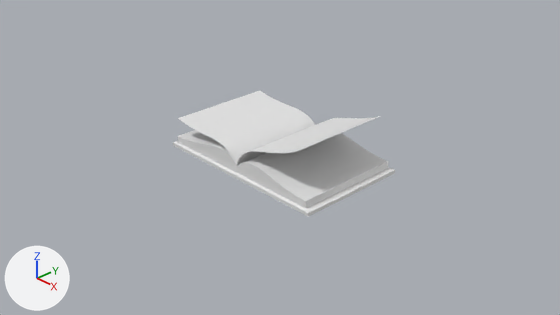
What one commit did to the Blender file Assets/Models/Objects/book.blend.
Rendered twice from the file's camera 'Camera'. Lighting does not change. The marker at lower left points along +X, +Y and +Z.

Objects in the first picture: 'BezierCurve', 'BezierCurve.001', 'BezierCurve.002', 'BezierCurve.003'.
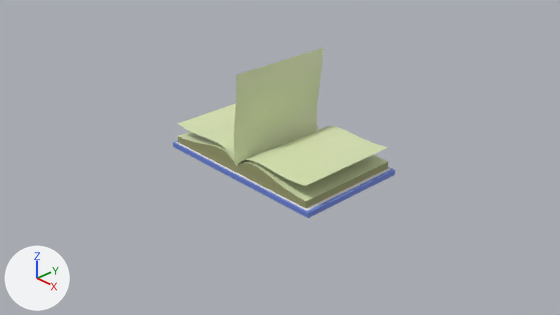
Commit message: SpellBook Effect

What changed in the scene script:
```text
Add mat_bookcover:
    mat_bookcover = principled_material('BookCover')
    mat_bookcover.base_color = (0.156, 0.235, 0.704)  # blue #6e85da
    mat_bookcover.roughness = 0.609
Add mat_paperside:
    mat_paperside = principled_material('PaperSide')
    mat_paperside.base_color = (0.343, 0.354, 0.164)  # beige #9ea171
    mat_paperside.roughness = 1.0
Change me_mesh:
    remove me_mesh.from_pydata(...)  # 134 vertices, 132 faces; spans x -1.22..0.21, y -0.86..0.86, z 0.0..0.32
    add me_mesh.from_pydata(...)  # 162 vertices, 160 faces; spans x -1.22..0.21, y -0.86..0.86, z -0.02..0.32
    me_mesh part 1
    28 faces are deleted
    39 vertices in x -1.22..0.21, y -0.86..0.86, z 0.0 move by (0.0, 0.0, -0.02)
    28 vertices are added at x -1.18..0.21, y -0.84..0.83, z 0.06
    28 new faces join them, mat_bookcover (blue #6e85da)
    28 new faces join them, mat_bookwhite (white #e7e7e7)
    me_mesh part 2: 24 faces spanning x -1.14..0.21, y -0.83..0.8, z 0.17..0.32 switch from no material to mat_paper (green #dce7b6)
    me_mesh part 3: 28 faces spanning x -1.14..0.21, y -0.83..0.8, z 0.07..0.32 switch from no material to mat_paperside (beige #9ea171)
    me_mesh part 4: 52 faces spanning x -1.22..0.21, y -0.86..0.86, z -0.02..0.05 switch from no material to mat_bookcover (blue #6e85da)
    add me_mesh.materials.append(mat_bookwhite)  # white #e7e7e7
Change me_mesh_001:
    remove me_mesh_001.from_pydata(...)  # 134 vertices, 132 faces; spans x -0.21..1.22, y -0.86..0.86, z 0.0..0.32
    add me_mesh_001.from_pydata(...)  # 162 vertices, 160 faces; spans x -0.21..1.22, y -0.86..0.86, z -0.02..0.32
    me_mesh_001 part 5
    28 faces are deleted
    39 vertices in x -0.21..1.22, y -0.86..0.86, z 0.0 move by (0.0, 0.0, -0.02)
    28 vertices are added at x -0.21..1.18, y -0.84..0.83, z 0.06
    28 new faces join them, mat_bookcover (blue #6e85da)
    28 new faces join them, mat_bookwhite (white #e7e7e7)
    me_mesh_001 part 6: 24 faces spanning x -0.21..1.14, y -0.83..0.8, z 0.17..0.32 switch from no material to mat_paper (green #dce7b6)
    me_mesh_001 part 7: 28 faces spanning x -0.21..1.14, y -0.83..0.8, z 0.07..0.32 switch from no material to mat_paperside (beige #9ea171)
    me_mesh_001 part 8: 52 faces spanning x -0.21..1.22, y -0.86..0.86, z -0.02..0.05 switch from no material to mat_bookcover (blue #6e85da)
    add me_mesh_001.materials.append(mat_bookwhite)  # white #e7e7e7
Change me_mesh_002:
    where me_mesh_002.from_pydata(...)  # 39 vertices, 24 faces; spans x 0.0..1.19, y -0.81..0.81, z 0.0..0.65
    add me_mesh_002.materials.append(mat_paper)  # green #dce7b6
Change me_mesh_003:
    where me_mesh_003.from_pydata(...)  # 39 vertices, 24 faces; spans x -1.32..0.0, y -0.81..0.81, z 0.0..0.3
    add me_mesh_003.materials.append(mat_paper)  # green #dce7b6
Change ob_beziercurve_002:
    ob_beziercurve_002.rotation_euler: (0.0, 0.0, 0.0) -> (0.0, 0.339, 0.0)  # degrees (0, 0, 0) -> degrees (0, 19, 0)
Change ob_beziercurve_003:
    ob_beziercurve_003.rotation_euler: (0.0, 0.0, 0.0) -> (0.0, -0.0671, 0.0)  # degrees (0, 0, 0) -> degrees (0, -3.8, 0)
Add ob_pagemiddle:
    ob_pagemiddle = bpy.data.objects.new('PageMiddle', me_mesh_004)  # 39 vertices, 24 faces; spans x -0.05..0.05, y -0.81..0.81, z 0.0..1.35; in mat_paper (green #dce7b6)
    ob_pagemiddle.location = (0.0, 0.0, 0.079)
```

What differs and where, as boxes (x1, y1, x2, y2) in the pictures (560 x 315 px):
'BezierCurve.001', reshaped
    before: (235, 133, 395, 217)
    after: (235, 154, 395, 218)
'PageMiddle', added (green)
    after: (234, 48, 323, 166)
'BezierCurve.002', recoloured, turned
    before: (237, 116, 380, 165)
    after: (238, 126, 388, 186)
'BezierCurve.003', recoloured, turned
    before: (178, 91, 315, 166)
    after: (177, 104, 236, 164)
'BezierCurve', reshaped
    before: (173, 130, 237, 178)
    after: (173, 131, 237, 179)
part 1 of me_mesh, built on
    both: (173, 141, 236, 175)
part 2 of me_mesh, recoloured (white to green)
    both: (179, 131, 235, 163)
part 3 of me_mesh, recoloured
    both: (178, 136, 237, 173)
part 4 of me_mesh, recoloured (white to blue)
    both: (173, 143, 235, 178)
part 5 of me_mesh_001, built on
    both: (235, 167, 394, 213)
part 6 of me_mesh_001, recoloured (white to green)
    before: (243, 133, 388, 201)
    after: (243, 154, 388, 201)
part 7 of me_mesh_001, recoloured
    both: (237, 162, 388, 208)
part 8 of me_mesh_001, recoloured (white to blue)
    both: (235, 170, 395, 217)
